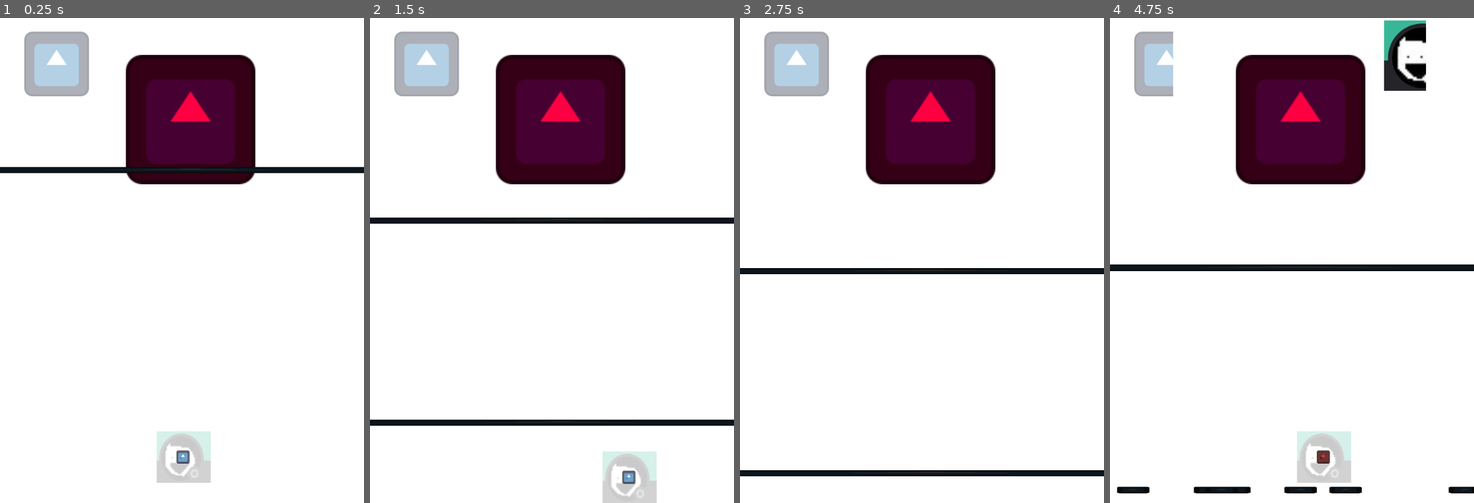
Above: before the commit, frames 1-4 (left to right).
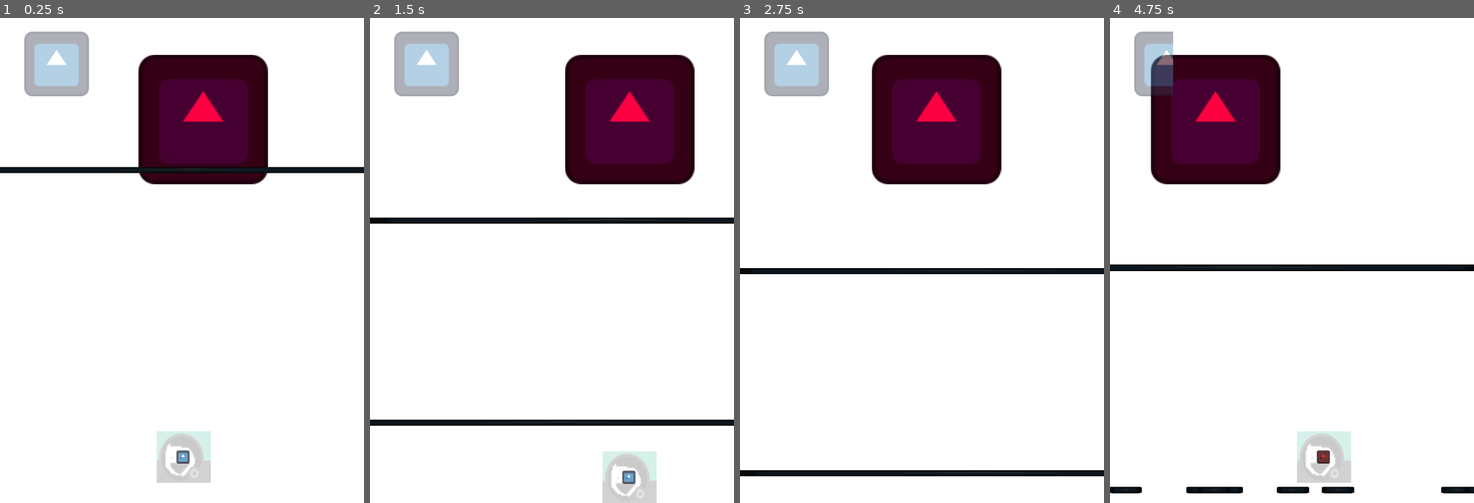
Above: after the commit, the same moments.

Repository: Eliott-Guevel/NAdrian
Game: Godot game, scene res://Scenes/game.tscn
The game is run twice, just before and just after one commit, with the same random seed, the same clock (stepped at 60 frames per second) and the same inputs. The engine's default icon, where the game draws it, is replaced by a stand-in: a white triangle on a blue panel in a dark square.
Inputs:
- Up to frame 1 (0.25 s): no input
- Up to frame 2 (1.5 s): hold D (move_right) 0.53-1.28 s; tap A (shoot) at 0.6 s; hold S (move_down) from 1.28 s (still down); tap E (stance_change) at 1.35 s
- Up to frame 3 (2.75 s): release S (move_down) at 2.03 s; hold D (move_right) from 2.03 s (still down); tap A (shoot) at 2.1 s
- Up to frame 4 (4.75 s): release D (move_right) at 2.78 s; hold Z (move_up) 2.78-3.53 s; tap E (stance_change) at 2.85, 4.35 s; hold Q (move_left) from 3.53 s (still down); tap A (shoot) at 3.6 s

The runs differ from the first frame. In frame 1, 3.4% of the frame differs, in the area x 34-74%, y 7-35%; in frame 2, 12%; in frame 3, 1.7%; in frame 4, 16%, in the area x 0-99%, y 0-99%.

Commit message:
enemy now moves from left to right

Diff:
--- a/Scripts/enemy.gd
+++ b/Scripts/enemy.gd
@@ -8,11 +8,23 @@
 var bullet_pattern_circle: PackedScene = preload("res://Scenes/bullet_pattern_circle.tscn")
 var circle_instance
 
+# Edges of screen
+var left_edge
+var right_edge
+
+@export var speed := 100.0
+var direction = 1
+
 @export var health = 5
 @onready var game = get_node("/root/Game")
 
 # Called when the node enters the scene tree for the first time.
 func _ready() -> void:
+	# get screen edges
+	var screen_rect = get_viewport().get_visible_rect()
+	left_edge = screen_rect.position.x + 200.0
+	right_edge = screen_rect.position.x + screen_rect.size.x - 200.0
+
 	pattern_start(bullet_pattern_simple)
 
 func pattern_start(new_pattern_scene: PackedScene):
@@ -37,8 +49,13 @@
 
 # Called every frame. 'delta' is the elapsed time since the previous frame.
 func _process(delta: float) -> void:
-	pass
 	#movement
+	position.x += direction * speed * delta
+
+	if position.x <= left_edge:
+		direction = 1
+	if position.x >= right_edge:
+		direction = -1
 
 	#rotate(0.5 * delta)
 	#position.y += 200 * delta
Not shown, added: Scenes/enemy.tscn9284222776.tmp
